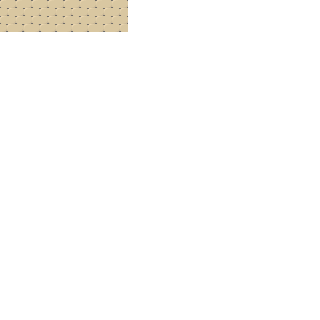
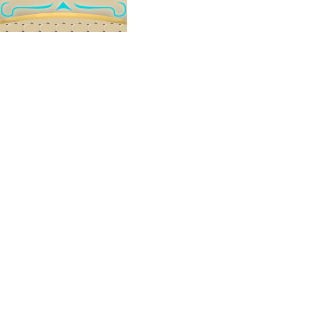
Two versions of the same layered image (320x320). Layer-by-layer changes:
renamed "Platform ruine" to "platform", painted on it over [0,0,128,32]
